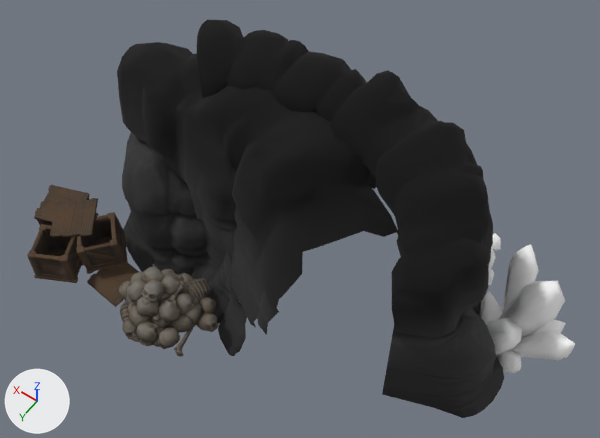
The glTF model 3d/mine-hantee/models/storm_doodad_kcmines_jungle_oo_01.glb as it was, and as the next commit left it.
The view is the same before and after, from a 50 mm camera at (-11.44, 10.62, 18.59) aimed at (-4.12, 0.37, 2.49). Every picture has the same lights, and +X, +Y and +Z are marked at lower left. The older version comes first.

Script lines for the objects in view, before the commit:
```python
mat_material_0 = principled_material('Material_0')
mat_material_0.base_color = (1.0, 1.0, 1.0)  # white #ffffff
mat_material_0.roughness = 1.0
me_mesh_0 = bpy.data.meshes.new('Mesh_0')
me_mesh_0.from_pydata(...)  # 4436 vertices, 8223 faces; spans x -11.06..2.87, y -3.91..4.54, z -0.94..6.02
# faces by material slot: [870, 2145, 1472, 3736]
me_mesh_0.materials.append(mat_material_0)  # white #ffffff
me_mesh_0.materials.append(mat_material_1)  # picture img_storm_kingscrest_mine_skullpiles_diff_jpg
me_mesh_0.materials.append(mat_material_2)  # picture img_storm_kingscrest_crates_d_jpg
me_mesh_0.materials.append(mat_material_3)  # picture img_storm_kingscrest_mine_rock_walls_diff_jpg
ob_mesh_0 = bpy.data.objects.new('Mesh_0', me_mesh_0)
ob_mesh_0.location = (0.0, 0.0, 0.0)
```
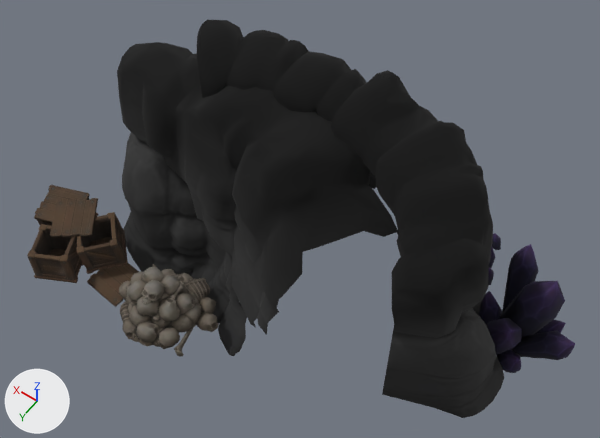
Location of each change, (x1, y1, x2, y2) in pixels of the pictures (600 x 438 px):
'Mesh_0', surface changed (darker): (476, 230, 575, 375) in both

Diff of the bpy script that builds the scene:
```diff
--- a/3d/mine-hantee/models/storm_doodad_kcmines_jungle_oo_01.glb.py
+++ b/3d/mine-hantee/models/storm_doodad_kcmines_jungle_oo_01.glb.py
@@ img_storm_kingscrest_minecrystals_purple_diff_jpg @@
+img_storm_kingscrest_minecrystals_purple_diff_jpg = load_image('storm_kingscrest_minecrystals_purple_diff.jpg', '../textures/storm_kingscrest_minecrystals_purple_diff.jpg', 512, 256, 'sRGB')
@@ mat_material_0 @@
 mat_material_0 = principled_material('Material_0')
-mat_material_0.base_color = (1.0, 1.0, 1.0)  # white #ffffff
+mat_material_0.texture = img_storm_kingscrest_minecrystals_purple_diff_jpg
 mat_material_0.roughness = 1.0
```
